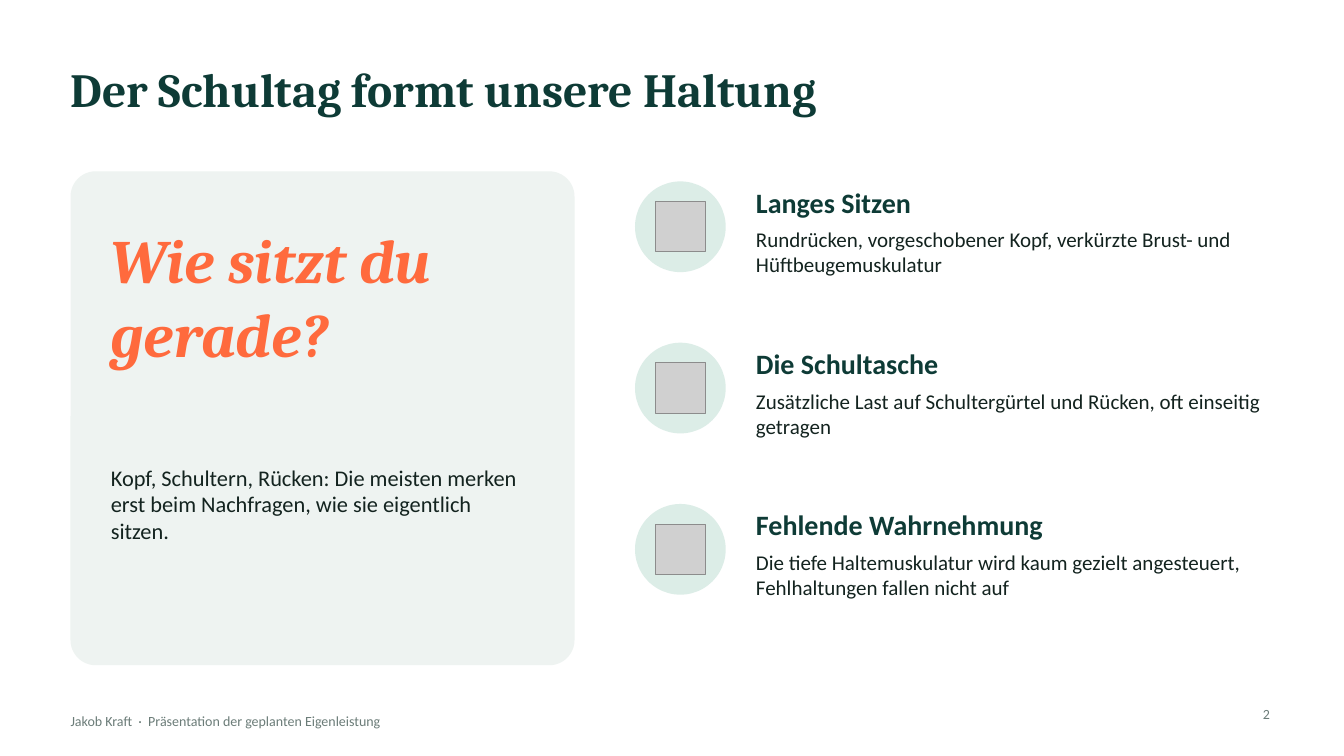
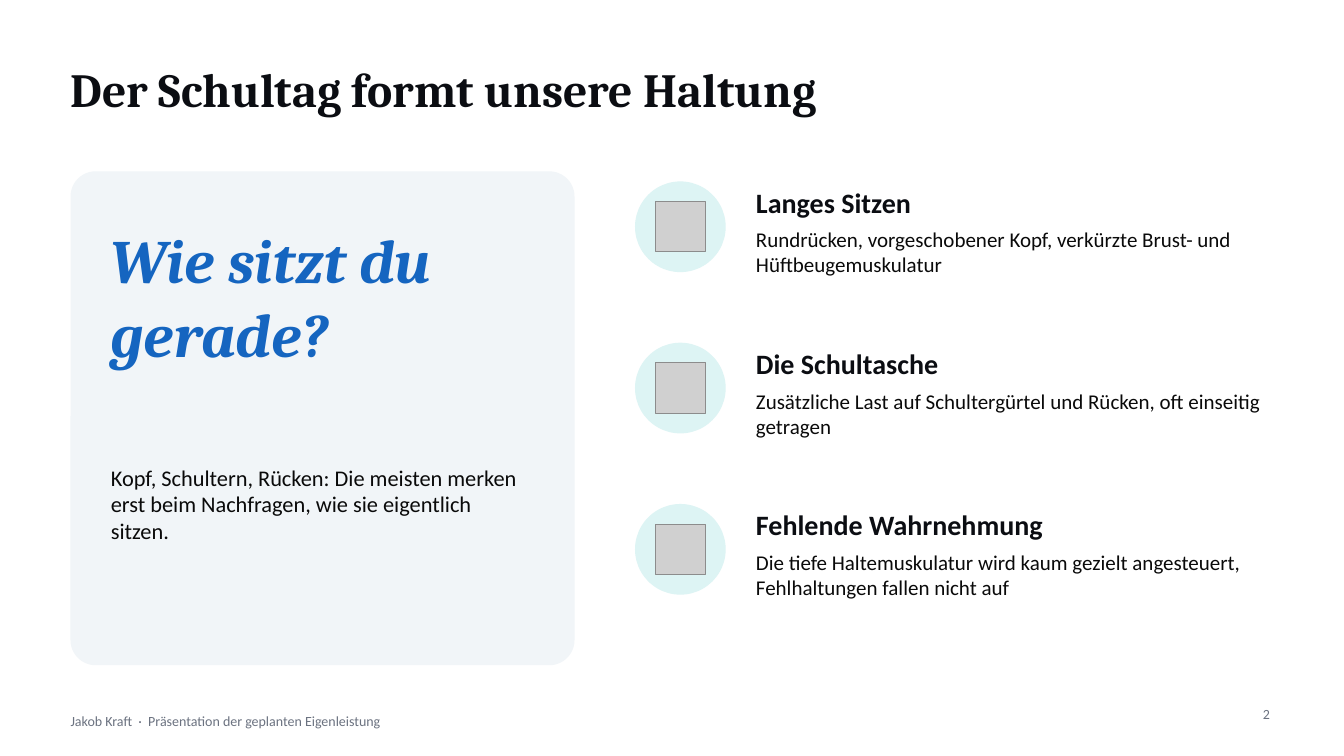
Before and after one commit to jakomimo-del/frontend-system-design, a slide deck: slide 2 of Seminararbeit/Eigenleistung_Praesentation.pptx. Drawn at 1344x756 pixels with LibreOffice and Linux fonts; fonts in the diff are those of the drawing; grey boxes stand for pictures. Boxes give left, top, right and bottom in pixels: in the first picture for what was removed or moved away, otherwise in the second. Text is boxed around its words. In the diff, an @@ line names an element or a change of style, - is before the commit and + after.

```diff
--- a/Seminararbeit/Eigenleistung_Praesentation.pptx
+++ b/Seminararbeit/Eigenleistung_Praesentation.pptx
@@ rounded rectangle at (71, 171, 575, 665): fill #EEF3F1 to #F1F5F8 @@
@@ text "Wie sitzt du gerade?" at (111, 240, 431, 371): text colour #FF6A3D to #1565C0 @@
@@ text colour #0E3B36 to #0B0D12 in 4 elements at (71, 73, 816, 117), (756, 193, 911, 218), (756, 354, 938, 375), (756, 515, 1043, 540) @@
@@ text colour #13231F to #0A0A0A in 4 elements at (111, 470, 516, 539), (756, 232, 1230, 276), (756, 394, 1259, 438), (756, 555, 1239, 599) @@
```
Also in this commit, not shown: 8 other slides changed.
